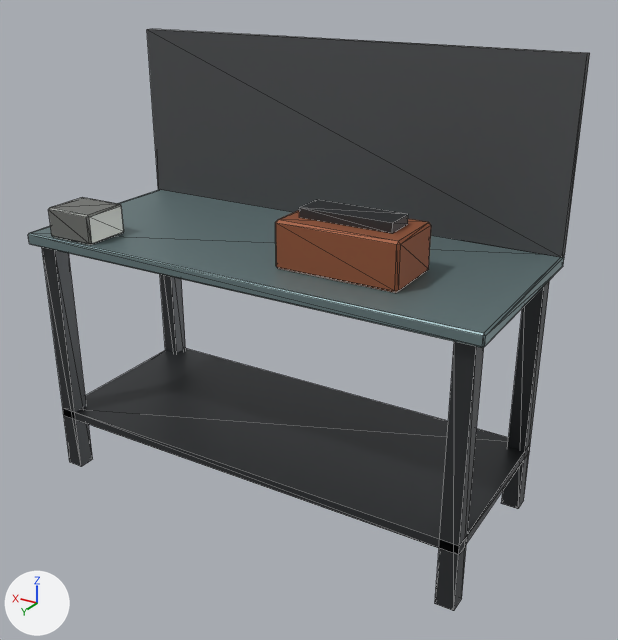
Before and after pictures for a commit that changed the glTF model art/visuals/generated/modules/workbench.glb.
Camera for both pictures: a 50 mm lens placed at (-1.42, 2.22, 1.76), pointed at (-0.09, 0.0, 0.65). Lighting does not change. The marker at lower left points along +X, +Y and +Z. The first picture is the older version. Mesh edges are drawn as thin lines. Vertices at exactly the same position are counted once.

The first picture shows 'workbench'.
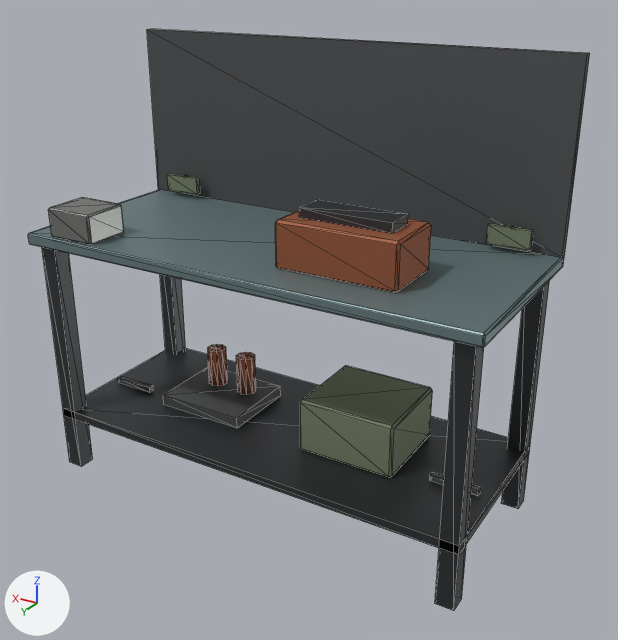
Pixel boxes [x1, y1, x2, y2] of what changed, in the pictures (618 x 640 px):
part 1 of me_workbench, added
    after: [430, 473, 481, 496]
part 2 of me_workbench, added
    after: [163, 367, 280, 428]
part 3 of me_workbench, added
    after: [118, 376, 153, 393]
part 4 of me_workbench, added (brown)
    after: [236, 352, 256, 395]
part 5 of me_workbench, added (brown)
    after: [208, 344, 227, 386]
part 6 of me_workbench, added
    after: [486, 223, 534, 251]
part 7 of me_workbench, added
    after: [300, 366, 432, 478]
part 8 of me_workbench, added
    after: [167, 173, 200, 195]

What changed in the scene script:
```text
Add mat_paint_crate:
    mat_paint_crate = principled_material('paint_crate')
    mat_paint_crate.base_color = (0.2, 0.24, 0.15)  # greyish green #7c866c
    mat_paint_crate.metallic = 0.2
    mat_paint_crate.roughness = 0.7
Change me_workbench:
    used by ob_workbench; location = (0.0, 0.0, 0.0)
    remove me_workbench.from_pydata(...)  # 128 vertices, 216 faces; spans x -0.8..0.8, y -0.35..0.35, z 0.0..1.5
    add me_workbench.from_pydata(...)  # 308 vertices, 528 faces; spans x -0.8..0.8, y -0.35..0.35, z 0.0..1.5
    me_workbench part 1: a new loose piece, a box spanning x -0.73..-0.57, y 0.05..0.07, z 0.235..0.255, in mat_steel_ceiling (dark grey #5d5f61)
    me_workbench part 2: a new loose piece, a box spanning x 0.14..0.47, y -0.17..0.11, z 0.23..0.27, in mat_steel_ceiling (dark grey #5d5f61)
    me_workbench part 3: a new loose piece, a box spanning x 0.57..0.73, y 0.05..0.07, z 0.235..0.255, in mat_steel_ceiling (dark grey #5d5f61)
    me_workbench part 4: a new loose piece, a 10-sided cylinder along z spanning x 0.197..0.263, y -0.115..-0.045, z 0.27..0.41, in mat_paint_drum (brown #9e5d3f)
    me_workbench part 5: a new loose piece, a 10-sided cylinder along z spanning x 0.327..0.393, y -0.115..-0.045, z 0.27..0.41, in mat_paint_drum (brown #9e5d3f)
    me_workbench part 6: a new loose piece, a box spanning x -0.71..-0.57, y -0.295..-0.275, z 0.92..0.98, in mat_paint_crate (greyish green #7c866c)
    me_workbench part 7: the loose piece of 24 vertices spanning x -0.5..-0.1, y 0.0..0.22, z 0.9..1.05 is copied, and the copy is scaled about its middle by (0.846, 1.43, 1.29), then moved by (0.01, -0.14, -0.65), in mat_paint_crate (greyish green #7c866c); it spans x -0.46..-0.12, y -0.19..0.12, z 0.23..0.42
    me_workbench part 8: a new loose piece, a box spanning x 0.57..0.71, y -0.295..-0.275, z 0.92..0.98, in mat_paint_crate (greyish green #7c866c)
    other edits to the shape of me_workbench do not show in these pictures
    add me_workbench.materials.append(mat_paint_crate)  # greyish green #7c866c
```
